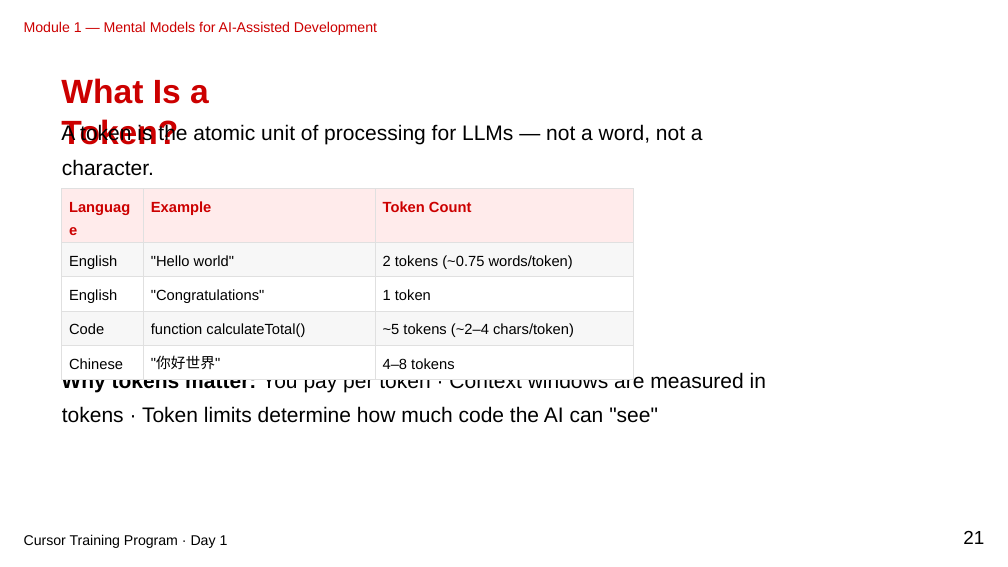
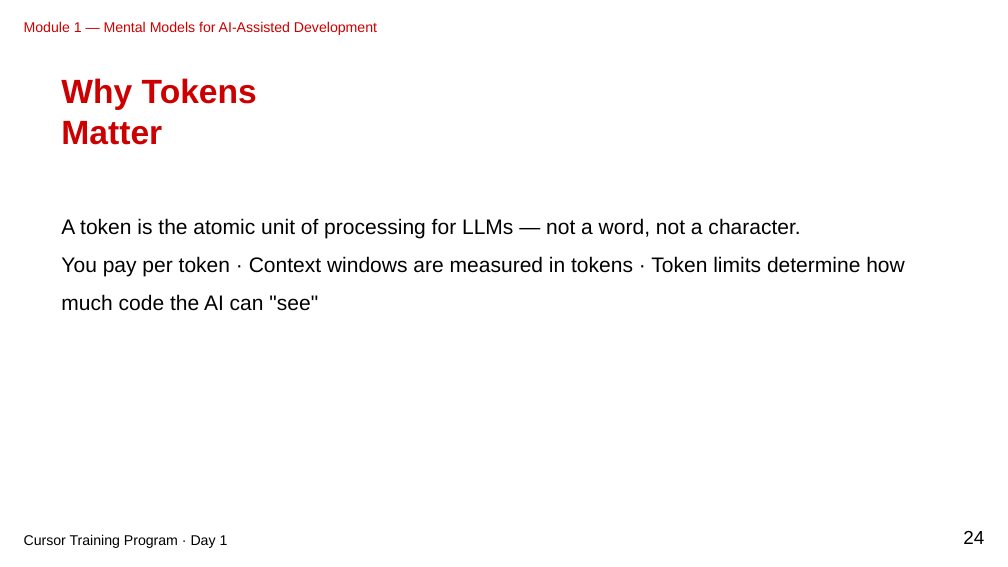
Before and after one commit to gjkaur/cursor_documentation, a slide deck: slide 24 of slides/module-01-marp-editable-clean.pptx (slide 21 before the commit). Drawn at 1008x567 pixels with LibreOffice and Linux fonts; fonts in the diff are those of the drawing. Boxes give left, top, right and bottom in pixels: in the first picture for what was removed or moved away, otherwise in the second. Text is boxed around its words. In the diff, an @@ line names an element or a change of style, - is before the commit and + after.

```diff
--- a/slides/module-01-marp-editable-clean.pptx
+++ b/slides/module-01-marp-editable-clean.pptx
@@ text removed at bbox=[61, 78, 209, 144] @@
-What Is a Token?
@@ text added at bbox=[61, 78, 257, 145], 32 pt, text #CC0000, bold @@
+Why Tokens Matter
@@ text removed at bbox=[62, 159, 154, 176] @@
-character.
@@ table removed at bbox=[61, 189, 634, 374], 5 rows, 3 columns @@
-Language | Example | Token Count
-English | "Hello world" | 2 tokens (~0.75 words/token)
-English | "Congratulations" | 1 token
-Code | function calculateTotal() | ~5 tokens (~2–4 chars/token)
-Chinese | "你好世界" | 4–8 tokens
@@ text at bbox=[61, 218, 905, 311]: text changed @@
-A token is the atomic unit of processing for LLMs — not a word, not a
+A token is the atomic unit of processing for LLMs — not a word, not a character.
+You pay per token · Context windows are measured in tokens · Token limits determine how much code the AI can "see"
@@ text removed at bbox=[61, 372, 766, 392] @@
-Why tokens matter: You pay per token · Context windows are measured in
@@ text removed at bbox=[62, 406, 658, 423] @@
-tokens · Token limits determine how much code the AI can "see"
@@ text at bbox=[963, 530, 984, 544]: text changed @@
-21
+24
```
Also in this commit, not shown: 49 other slides changed, 7 slides added, 36 other files.
